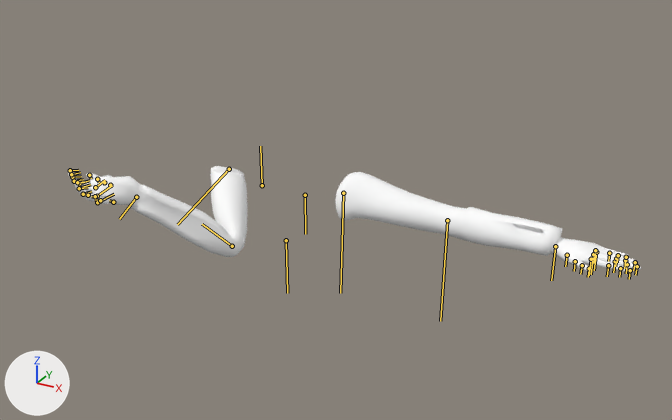
What one commit did to the FBX model Assets/Art/Models/Arms_Ani_Walk.fbx.
Camera for both pictures: a camera (50 mm lens) standing at (0.0911, -0.1454, 0.1839) and looking at (0.0202, -0.0163, 0.1193). The lights are fixed; the arrows at lower left show +X, +Y and +Z. Both versions are drawn at frame 43 of the action 'Take 001'; the numbers are the values there. The bones that bend it are drawn over the model as lines.
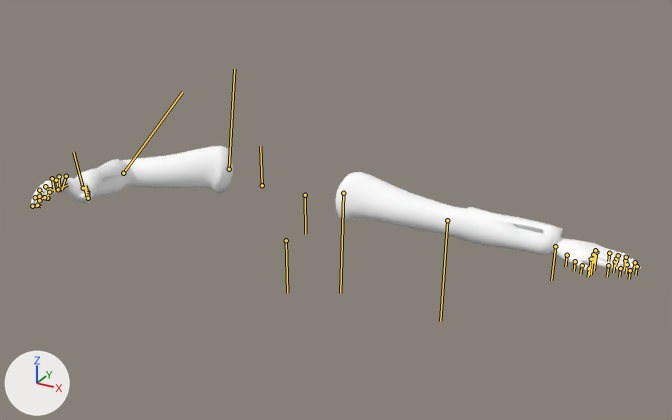
Commit message: Try these arms

Scene script edits in JSON lines:
```json
{"block": "bone_character1_rightarm", "where": "bone_character1_rightarm = bpy.data.objects['Armature'].pose.bones['Character1_RightArm']  # child of 'Character1_RightShoulder'"}
{"op": "set", "path": "bone_character1_rightarm.rotation_quaternion", "old": "(0.334, -0.401, 0.138, 0.842)", "new": "(0.934, 0.034, 0.354, -0.037)", "note": "degrees (-3, 50, 135) -> degrees (3, 42, -3)"}
{"block": "bone_character1_rightforearm", "where": "bone_character1_rightforearm = bpy.data.objects['Armature'].pose.bones['Character1_RightForeArm']  # child of 'Character1_RightArm'"}
{"op": "set", "path": "bone_character1_rightforearm.rotation_quaternion", "old": "(0.65, 0.289, 0.641, -0.29)", "new": "(0.825, 0.137, 0.487, -0.251)", "note": "degrees (16, 89, -32) -> degrees (-2, 61, -35)"}
{"block": "bone_character1_righthandthumb1", "where": "bone_character1_righthandthumb1 = bpy.data.objects['Armature'].pose.bones['Character1_RightHandThumb1']  # child of 'Character1_RightHand'"}
{"op": "set", "path": "bone_character1_righthandthumb1.location", "old": "(-0.19, 0.15, -0.45)", "new": "(-0.13, 0.11, -0.16)"}
{"op": "set", "path": "bone_character1_righthandthumb1.rotation_quaternion", "old": "(0.88, -0.369, -0.295, 0.056)", "new": "(0.808, -0.484, -0.053, 0.332)", "note": "degrees (-51, -29, 21) -> degrees (-57, 14, 37)"}
{"block": "bone_character1_righthandindex1", "where": "bone_character1_righthandindex1 = bpy.data.objects['Armature'].pose.bones['Character1_RightHandIndex1']  # child of 'Character1_RightHand'"}
{"op": "set", "path": "bone_character1_righthandindex1.rotation_quaternion", "old": "(0.849, -0.528, 0.005, 0.019)", "new": "(0.968, -0.245, -0.034, -0.044)", "note": "degrees (-64, 2, 2) -> degrees (-28, -5, -4)"}
{"block": "bone_character1_righthandindex3", "where": "bone_character1_righthandindex3 = bpy.data.objects['Armature'].pose.bones['Character1_RightHandIndex3']  # child of 'Character1_RightHandIndex2'"}
{"op": "set", "path": "bone_character1_righthandindex3.rotation_quaternion", "old": "(0.985, -0.001, -0.082, -0.152)", "new": "(0.978, -0.004, -0.097, -0.184)", "note": "degrees (1, -9, -18) -> degrees (2, -11, -21)"}
{"block": "bone_character1_righthandmiddle1", "where": "bone_character1_righthandmiddle1 = bpy.data.objects['Armature'].pose.bones['Character1_RightHandMiddle1']  # child of 'Character1_RightHand'"}
{"op": "set", "path": "bone_character1_righthandmiddle1.rotation_quaternion", "old": "(0.829, -0.546, -0.054, -0.106)", "new": "(0.944, -0.262, -0.059, -0.191)", "note": "degrees (-66, -12, -7) -> degrees (-29, -12, -20)"}
{"block": "bone_character1_righthandmiddle3", "where": "bone_character1_righthandmiddle3 = bpy.data.objects['Armature'].pose.bones['Character1_RightHandMiddle3']  # child of 'Character1_RightHandMiddle2'"}
{"op": "set", "path": "bone_character1_righthandmiddle3.rotation_quaternion", "old": "(0.989, 0.001, -0.084, -0.121)", "new": "(0.983, -0.002, -0.101, -0.154)", "note": "degrees (1, -9, -14) -> degrees (2, -12, -18)"}
{"block": "bone_character1_righthandring1", "where": "bone_character1_righthandring1 = bpy.data.objects['Armature'].pose.bones['Character1_RightHandRing1']  # child of 'Character1_RightHand'"}
{"op": "set", "path": "bone_character1_righthandring1.rotation_quaternion", "old": "(0.825, -0.529, -0.097, -0.174)", "new": "(0.932, -0.242, -0.084, -0.255)", "note": "degrees (-63, -20, -11) -> degrees (-25, -16, -27)"}
{"block": "bone_character1_righthandpinky1", "where": "bone_character1_righthandpinky1 = bpy.data.objects['Armature'].pose.bones['Character1_RightHandPinky1']  # child of 'Character1_RightHand'"}
{"op": "set", "path": "bone_character1_righthandpinky1.rotation_quaternion", "old": "(0.864, -0.485, -0.115, 0.068)", "new": "(0.976, -0.208, 0.003, 0.064)", "note": "degrees (-59, -8, 13) -> degrees (-24, 2, 7)"}
```

What differs and where, as boxes [x1, y1, x2, y2] in the pictures (672 x 420 px):
```json
{"object": "Plane003", "change": "posed", "before": [68, 166, 641, 273], "after": [31, 146, 641, 273], "on screen": "6% wider, 19% taller"}
{"bone": "Character1_RightArm", "before": "(229, 169) to (177, 224)", "after": "(229, 169) to (234, 69)"}
{"bone": "Character1_RightForeArm", "before": "(232, 246) to (202, 224)", "after": "(123, 173) to (182, 92)"}
{"bone": "Character1_RightHandThumb1", "before": "(110, 185) to (110, 187)", "after": "(87, 192) to (85, 185)"}
{"bone": "Character1_RightHandIndex1", "before": "(95, 187) to (105, 180)", "after": "(66, 176) to (62, 189)"}
{"bone": "Character1_RightHandIndex3", "before": "(72, 177) to (81, 176)", "after": "(50, 189) to (52, 190)"}
{"bone": "Character1_RightHandMiddle1", "before": "(97, 196) to (112, 185)", "after": "(59, 176) to (59, 192)"}
{"bone": "Character1_RightHandMiddle3", "before": "(74, 181) to (83, 179)", "after": "(39, 196) to (43, 197)"}
{"bone": "Character1_RightHandRing1", "before": "(97, 202) to (114, 194)", "after": "(52, 178) to (54, 191)"}
{"bone": "Character1_RightHandPinky1", "before": "(113, 202) to (109, 200)", "after": "(58, 189) to (68, 184)"}
```
